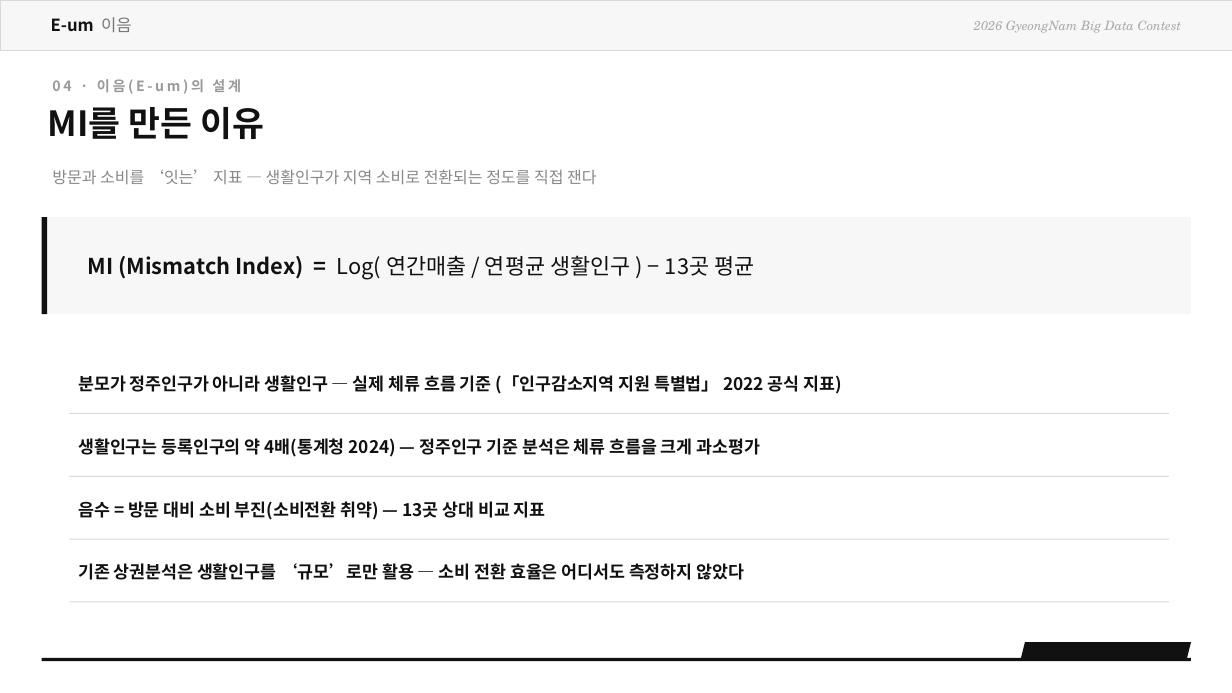
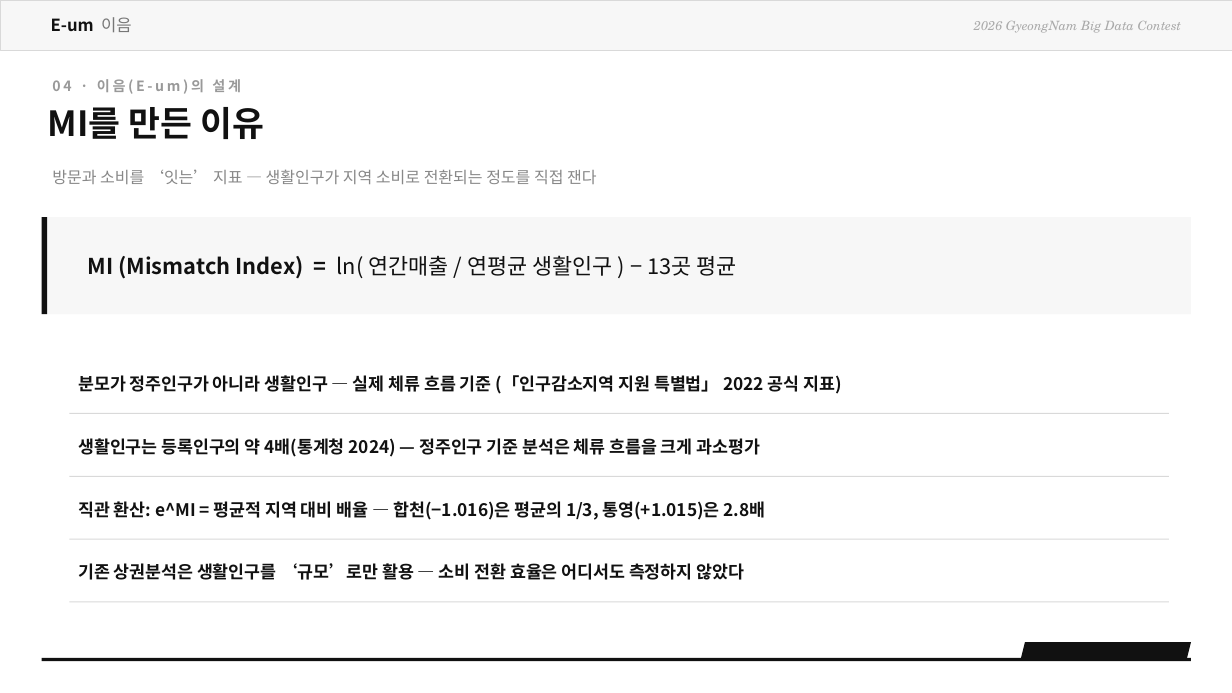
Before and after one commit to OHSUHWAN-418/BigData-Project, a slide deck: slide 8 of eum_package/이음_발표자료_v3.pptx. Drawn at 1232x693 pixels with LibreOffice and Linux fonts; fonts in the diff are those of the drawing. Boxes give left, top, right and bottom in pixels: in the first picture for what was removed or moved away, otherwise in the second. Text is boxed around its words. In the diff, an @@ line names an element or a change of style, - is before the commit and + after.

```diff
--- a/eum_package/이음_발표자료_v3.pptx
+++ b/eum_package/이음_발표자료_v3.pptx
@@ text at (x1=88, y1=255, x2=737, y2=279): text changed @@
-MI (Mismatch Index) = Log( 연간매출 / 연평균 생활인구 ) − 13곳 평균
+MI (Mismatch Index) = ln( 연간매출 / 연평균 생활인구 ) − 13곳 평균
@@ text at (x1=78, y1=501, x2=766, y2=520): text changed @@
-음수 = 방문 대비 소비 부진(소비전환 취약) — 13곳 상대 비교 지표
+직관 환산: e^MI = 평균적 지역 대비 배율 — 합천(−1.016)은 평균의 1/3, 통영(+1.015)은 2.8배
```
Also in this commit, not shown: 4 other slides changed, 3 other files.
